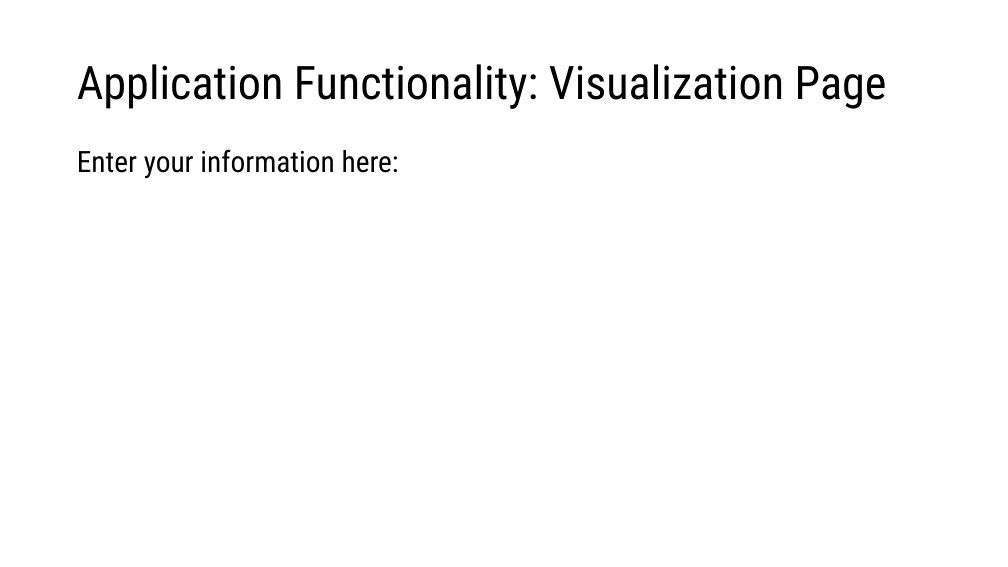
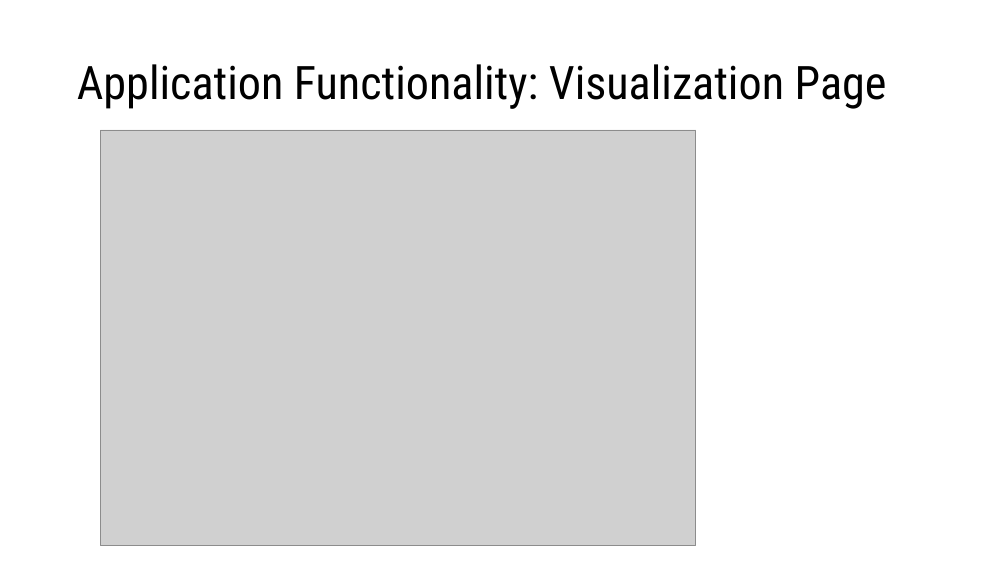
Before and after one commit to DutchDS/Final-Project, a slide deck: slide 7 of Excel and Powerpoints/Final Presentation.pptx. Drawn at 1008x567 pixels with LibreOffice and Linux fonts; fonts in the diff are those of the drawing; grey boxes stand for pictures; background and template pictures are left out. Boxes give left, top, right and bottom in pixels: in the first picture for what was removed or moved away, otherwise in the second. Text is boxed around its words. In the diff, an @@ line names an element or a change of style, - is before the commit and + after.

```diff
--- a/Excel and Powerpoints/Final Presentation.pptx
+++ b/Excel and Powerpoints/Final Presentation.pptx
@@ text removed at (77, 149, 399, 179) @@
-Enter your information here:
@@ picture added at (101, 130, 696, 546) @@
```
Also in this commit, not shown: 2 other slides changed, 4 other files.
